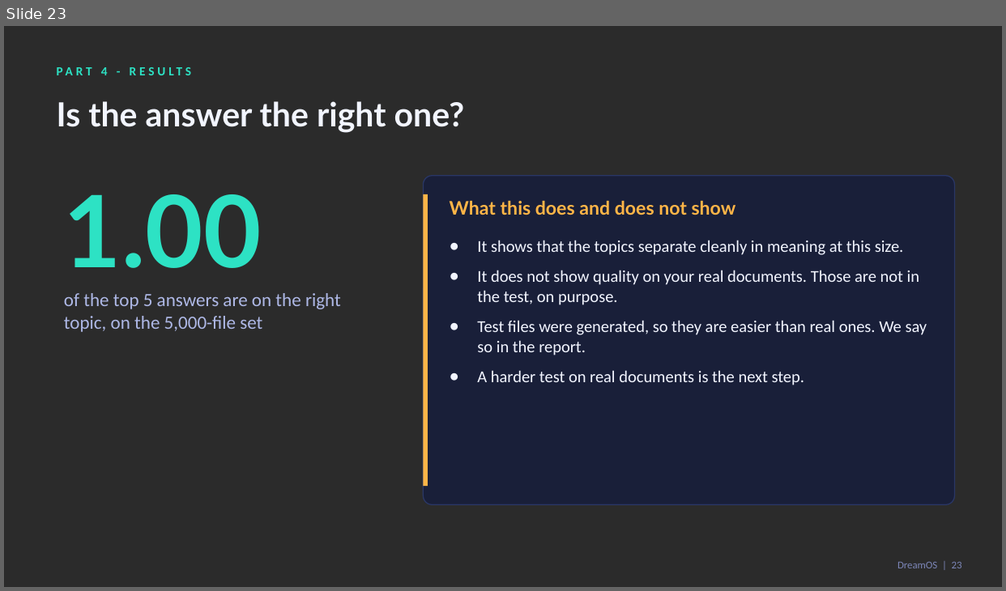
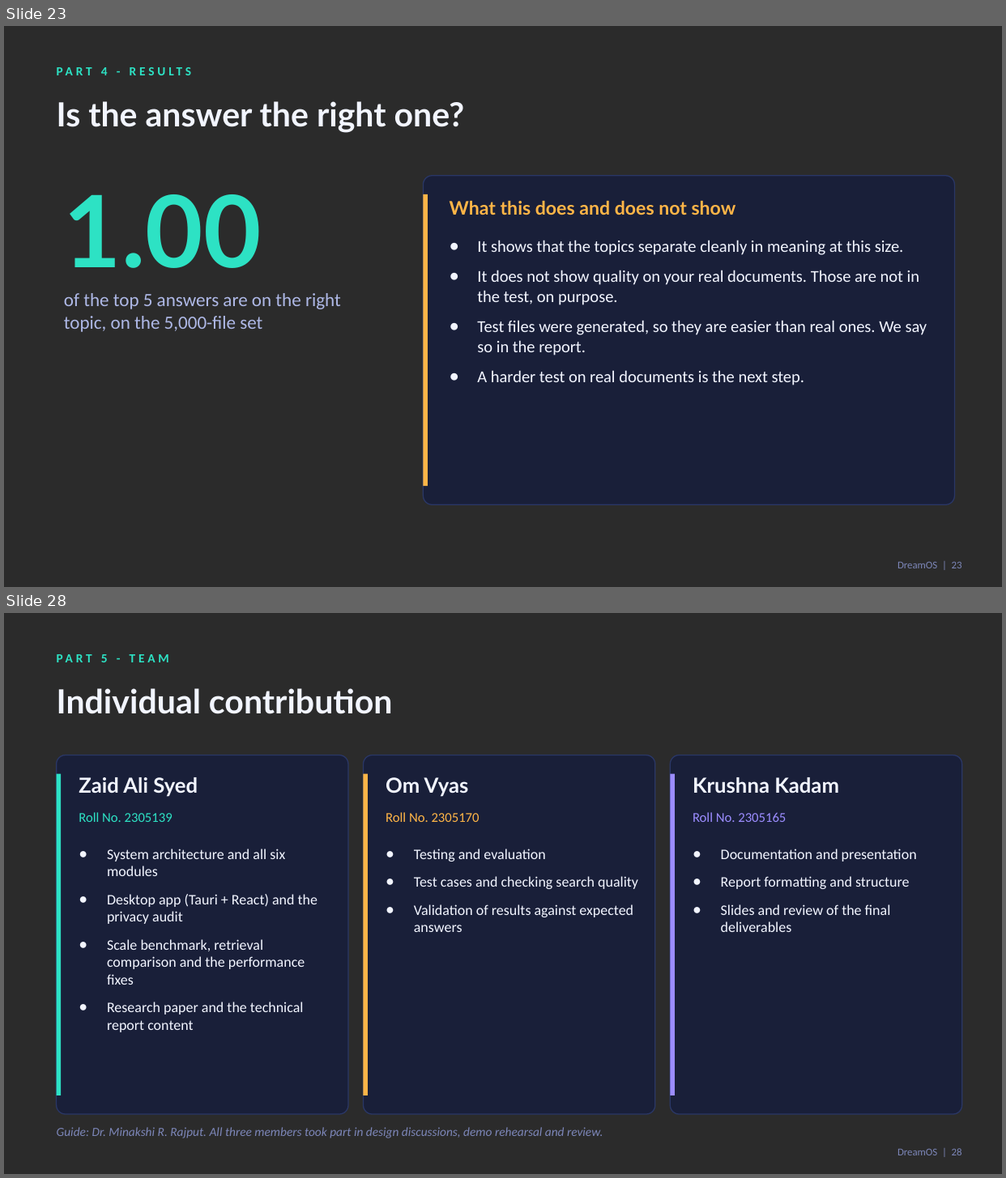
Before and after one commit to zaidwhy/dreamos-college-project, a slide deck: docs/deck/DreamOS-Final-Monitoring.pptx. Shown one above the other, each under a label of ours: slide 23 before the commit, slides 23 and 28 after it; the slides between them are not shown. The pictures are 1006x591 and 1006x1178 pixels, drawn with LibreOffice and Linux fonts; fonts in the diff are those of the drawing; background and template pictures are left out; a plain dark background stands for a picture behind light text. Boxes give left, top, right and bottom in pixels: in the first picture for what was removed or moved away, otherwise in the second. Text is boxed around its words. In the diff, an @@ line names an element or a change of style, - is before the commit and + after.

Commit message:
Monitoring pack: final deck with results validation and individual contribution, report appendix D, checklist, demo script update

```diff
--- a/docs/deck/DreamOS-Final-Monitoring.pptx
+++ b/docs/deck/DreamOS-Final-Monitoring.pptx
@@ slide 28 added at (x1=4, y1=613, x2=1002, y2=1174), background picture (left out) @@
@@ text added at (x1=101, y1=654, x2=108, y2=662), 12 pt, text #2DE2C4, bold @@
+PART 5 - TEAM
@@ text added at (x1=57, y1=688, x2=393, y2=714), 32 pt, text #F2F5FF, bold @@
+Individual contribution
@@ rounded rectangle added at (x1=57, y1=756, x2=348, y2=1114), fill #151C3D at 78% opacity, outline #2A3766 1 pt @@
@@ rounded rectangle added at (x1=364, y1=756, x2=655, y2=1114), fill #151C3D at 78% opacity, outline #2A3766 1 pt @@
@@ rounded rectangle added at (x1=671, y1=756, x2=962, y2=1114), fill #151C3D at 78% opacity, outline #2A3766 1 pt @@
@@ rectangle added at (x1=57, y1=774, x2=61, y2=1096), fill #2DE2C4 @@
@@ text added at (x1=79, y1=777, x2=198, y2=797), 20 pt, text #F2F5FF, bold @@
+Zaid Ali Syed
@@ rectangle added at (x1=364, y1=774, x2=368, y2=1096), fill #FFB547 @@
@@ text added at (x1=386, y1=777, x2=469, y2=797), 20 pt, text #F2F5FF, bold @@
+Om Vyas
@@ rectangle added at (x1=671, y1=774, x2=675, y2=1096), fill #9B8CFF @@
@@ text added at (x1=692, y1=777, x2=839, y2=793), 20 pt, text #F2F5FF, bold @@
+Krushna Kadam
@@ text added at (x1=79, y1=812, x2=172, y2=822), 13 pt, text #2DE2C4 @@
+Roll No. 2305139
@@ text added at (x1=386, y1=812, x2=479, y2=822), 13 pt, text #FFB547 @@
+Roll No. 2305170
@@ text added at (x1=692, y1=812, x2=786, y2=822), 13 pt, text #9B8CFF @@
+Roll No. 2305165
@@ text added at (x1=107, y1=849, x2=317, y2=1033), 14 pt, text #F2F5FF @@
+● System architecture and all six modules
+● Desktop app (Tauri + React) and the privacy audit
+● Scale benchmark, retrieval comparison and the performance fixes
+● Research paper and the technical report content
@@ text added at (x1=414, y1=849, x2=638, y2=932), 14 pt, text #F2F5FF @@
+● Testing and evaluation
+● Test cases and checking search quality
+● Validation of results against expected answers
@@ text added at (x1=721, y1=849, x2=917, y2=932), 14 pt, text #F2F5FF @@
+● Documentation and presentation
+● Report formatting and structure
+● Slides and review of the final deliverables
@@ text added at (x1=57, y1=1127, x2=603, y2=1139), 12 pt, text #7C86B8, italic @@
+Guide: Dr. Minakshi R. Rajput. All three members took part in design discussions, demo rehearsal and review.
@@ text added at (x1=897, y1=1148, x2=962, y2=1156), 10 pt, text #7C86B8 @@
+DreamOS | 28
```
Also in this commit, not shown: 9 slides changed, 2 other slides added, 8 other files.
